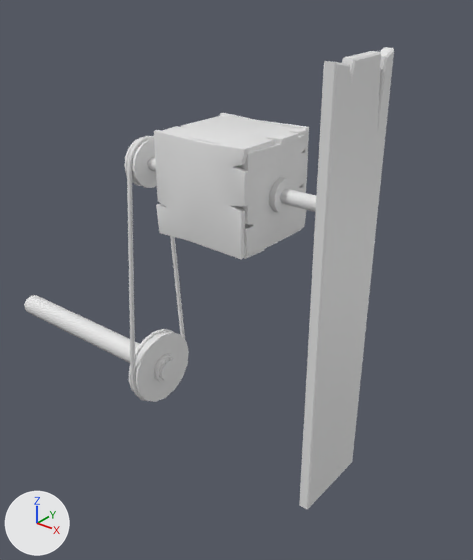
The FBX model Assets/Models/Score_Cube/Score_Cube.fbx, before and after one commit.
Camera for both pictures: a 50 mm lens placed at (2.76, -2.59, 2.7), pointed at (0.54, 0.19, 0.98). The axes (+X, +Y, +Z) are drawn at lower left. The lights are the same throughout. Where no turn or scale is listed for an object, it has been applied to the vertices.

In view in the first picture: 'Cube', 'Cube_Mecanism'.
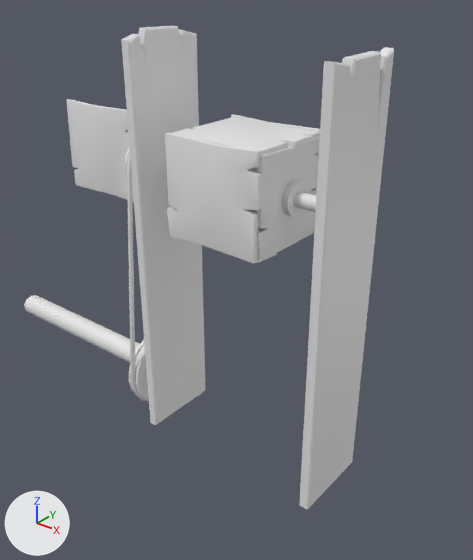
What differs and where, as boxes [x1, y1, x2, y2] in the pictures (473 x 560 px; the box of a moved part takes in the faces that stretch with it):
```json
{"object": "Cube_Mecanism", "change": "reshaped", "before": [24, 47, 394, 509], "after": [24, 26, 394, 509]}
{"object": "Cube", "change": "moved", "before": [154, 113, 309, 259], "after": [165, 114, 320, 264]}
{"part": 1, "of": "me_mesh", "change": "added", "after": [66, 99, 134, 202]}
{"part": 2, "of": "me_mesh", "change": "added", "after": [121, 26, 205, 425]}
{"part": 3, "of": "me_mesh", "change": "moved or reshaped", "before": [148, 157, 316, 213], "after": [282, 181, 316, 216]}
```

Scene script edits in JSON lines:
```json
{"block": "me_mesh", "where": "# used by ob_cube_mecanism; location = (0.0, 0.0, 0.0)"}
{"op": "remove", "block": "me_mesh", "code": "me_mesh.from_pydata(...)  # 547 vertices, 540 faces; spans x -1.39..1.66, y -0.26..0.26, z 0.0..2.36"}
{"op": "add", "block": "me_mesh", "code": "me_mesh.from_pydata(...)  # 615 vertices, 641 faces; spans x -1.39..1.39, y -0.26..0.26, z 0.0..2.41"}
{"block": "me_mesh", "change": "me_mesh part 1: a new loose piece of 60 vertices spanning x -0.66..-0.07, y -0.02..0.02, z 1.39..1.94"}
{"block": "me_mesh", "change": "me_mesh part 2: a new loose piece of 40 vertices spanning x 0.16..0.22, y -0.26..0.25, z 0.0..2.41"}
{"block": "me_mesh", "change": "me_mesh part 3: 80 vertices moved from x 0.33..1.0, y -0.08..0.08, z 1.57..1.74 to x 0.41..1.07, y -0.08..0.08, z 1.57..1.74; 8 vertices added at x -0.09..0.0, y -0.01..0.01, z 1.63..1.68"}
{"op": "set", "path": "ob_cube.location", "old": "(0.662, 0.0, 1.661)", "new": "(0.74, 0.0, 1.661)"}
```
